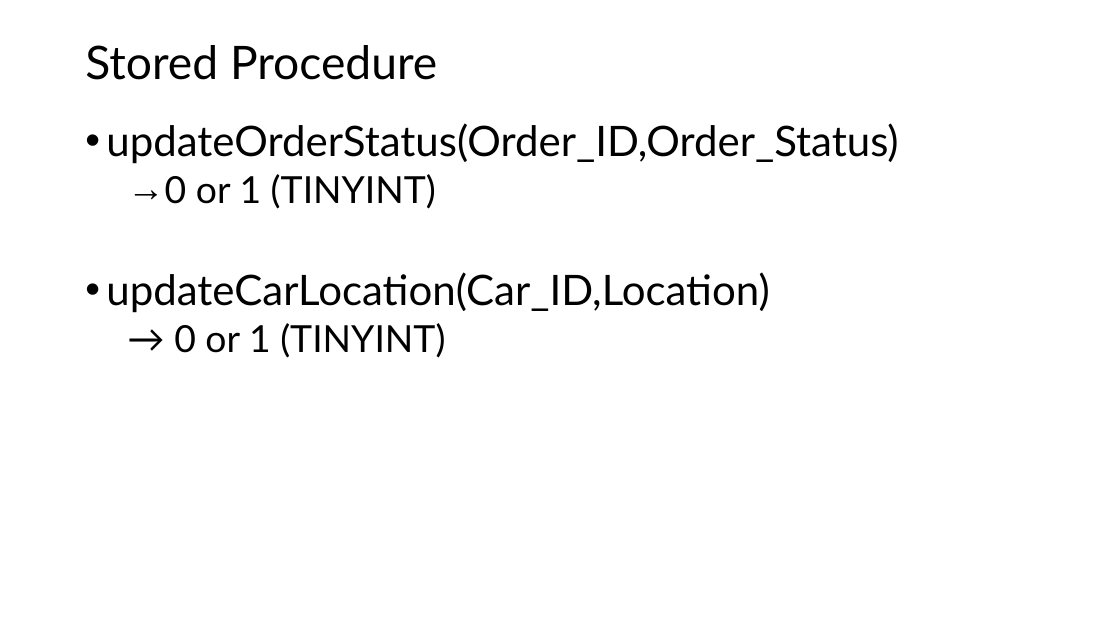
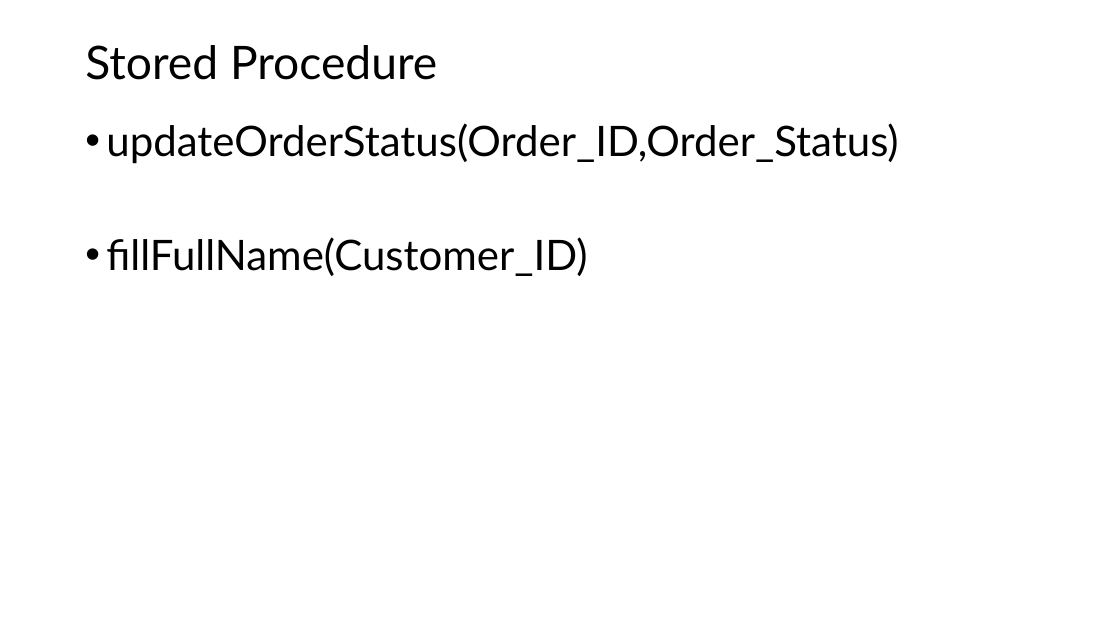
Before and after one commit to VijayAE1203/VijayAE1203Projects, a slide deck: slide 3 of RentalCarDatabase-SQL/DataBaseDesign.pptx. Drawn at 1120x630 pixels with LibreOffice and Linux fonts; fonts in the diff are those of the drawing. Boxes give left, top, right and bottom in pixels: in the first picture for what was removed or moved away, otherwise in the second. Text is boxed around its words. In the diff, an @@ line names an element or a change of style, - is before the commit and + after.

Commit message:
Modified stored procedures and created a wrapper procedure to call one of the stored procedures in a transaction format

```diff
--- a/RentalCarDatabase-SQL/DataBaseDesign.pptx
+++ b/RentalCarDatabase-SQL/DataBaseDesign.pptx
@@ text at (x1=106, y1=237, x2=587, y2=276): text changed @@
-  → 0 or 1 (TINYINT)
-• updateCarLocation(Car_ID,Location)
-  → 0 or 1 (TINYINT)
+• fillFullName(Customer_ID)
```
Also in this commit, not shown: 1 other slide changed, 2 other files.
